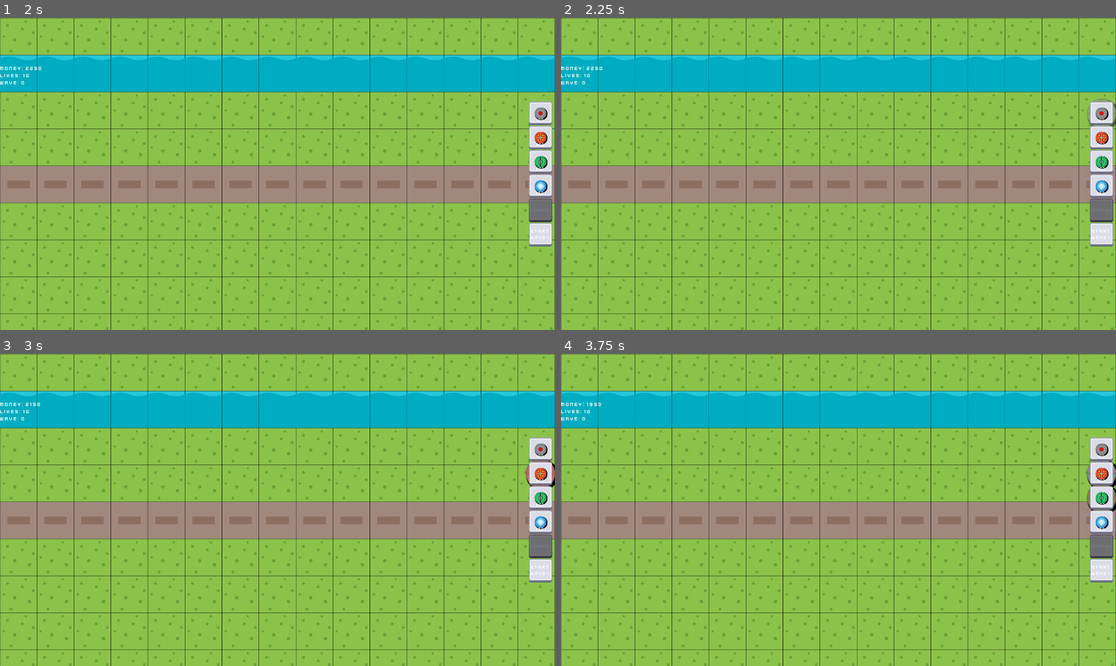
Above: before the commit, frames 1-4 (two rows, left to right).
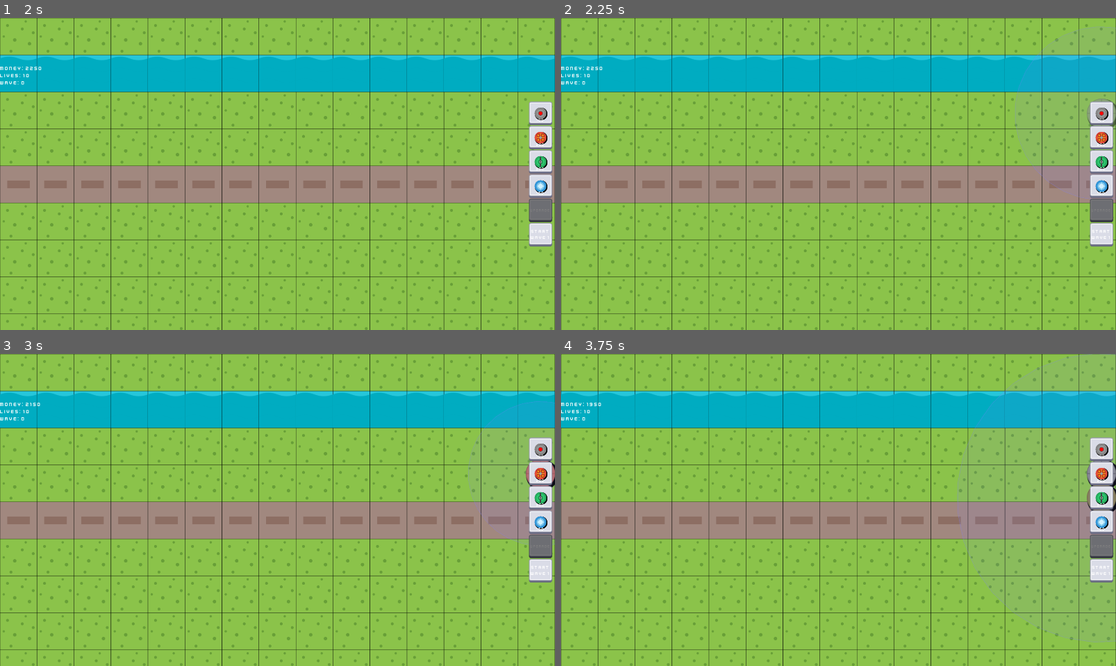
Above: after the commit, the same moments.

Repository: Kotowskey/tower-defense
Game: Godot game, scene res://scenes/scene_handler.tscn
Two runs of this game, one before a commit and one after it. Both use one fixed random seed, a clock stepped at 60 frames per second and the inputs below.
Inputs:
- Up to frame 1 (2 s): click "NEW GAME" at 0.5 s; click "ŁATWY" at 1.25 s
- Up to frame 2 (2.25 s): click "100" at 2 s
- Up to frame 3 (3 s): click "200" at 2.75 s
- Up to frame 4 (3.75 s): click "300" at 3.5 s

Frame 1 is identical in both runs. In frame 2, 0.1% of the frame differs, in the area x 81-100%, y 2-59%; in frame 3, less than 0.1%; in frame 4, 0.2%, in the area x 71-100%, y 0-93%.

Commit message:
tower range preview when building

Diff:
--- a/scripts/game_scene.gd
+++ b/scripts/game_scene.gd
@@ -140,6 +140,9 @@
 	await get_tree().process_frame
 
 	tower_preview.modulate = Color(1, 1, 1, 0.5)
+	# Pokazywanie zasięgu wieży
+	if tower_preview.has_method("show_range"):
+		tower_preview.show_range(true)
 
 func place_tower(pos):
 	var new_tower = tower_scene.instantiate()
@@ -155,6 +158,9 @@
 func cancel_building():
 	building_mode = false
 	if tower_preview:
+		# Chowanie zasięgu wieży
+		if tower_preview.has_method("show_range"):
+			tower_preview.show_range(false)
 		tower_preview.queue_free()
 		tower_preview = null
 
